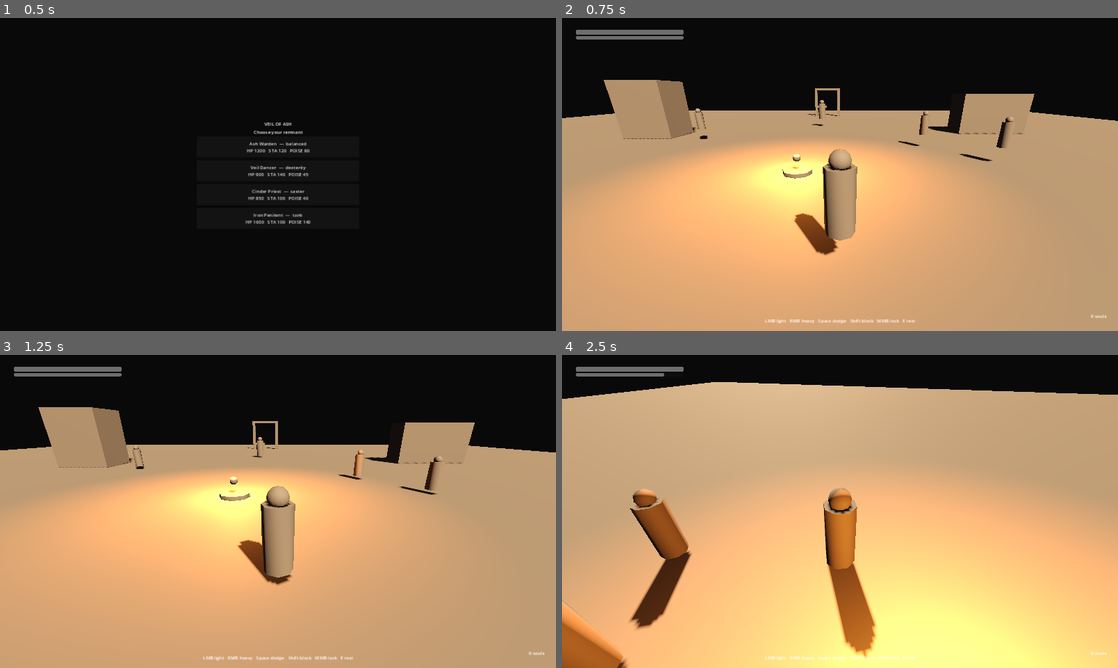
Above: before the commit, frames 1-4 (two rows, left to right).
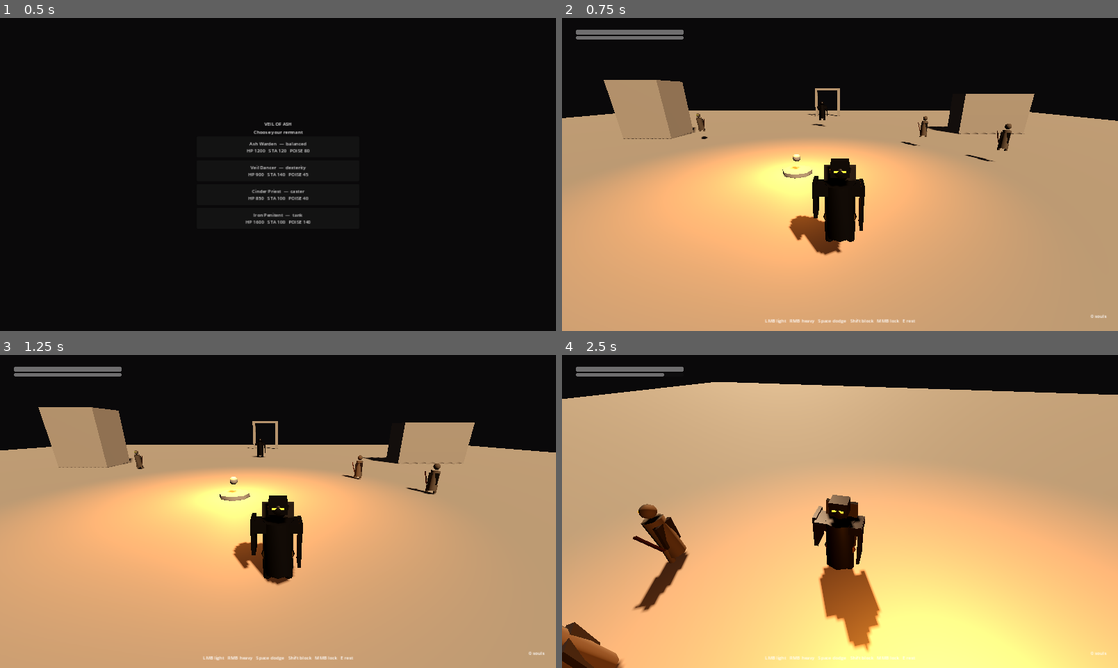
Above: after the commit, the same moments.

Repository: XalMorak/veil-of-ash
Game: Godot game, scene res://scenes/ui/character_select.tscn
Two runs of this game, one before a commit and one after it. Both use one fixed random seed, a clock stepped at 60 frames per second and the inputs below.
Inputs (mouse positions are in pixels of both pictures, inside the frame that each line leads up to):
- Up to frame 1 (0.5 s): no input
- Up to frame 2 (0.75 s): click "Ash Warden — balanced HP 1200…" at 0.5 s
- Up to frame 3 (1.25 s): no input
- Up to frame 4 (2.5 s): move the mouse to (867, 511) at 1.27 s; hold Shift (block) 1.28-2.03 s; hold W (move_forward) from 1.28 s (still down); move the mouse to (812, 511) at 2.02 s; tap Space (dodge) at 2.1 s

Frame 1 is identical in both runs. In frame 2, 2.6% of the frame differs, in the area x 23-82%, y 26-76%; in frame 3, 2.6%; in frame 4, 5.8%, in the area x 0-58%, y 42-100%.
Error in both runs: Trying to assign an array of type "Array" to a variable of type "Array[Dictionary]". (res://scripts/characters/roster.gd:19)

Commit message:
Wire MeshKit into player and enemies; paint world stone; document model pass.

Diff:
--- a/scenes/actors/player.tscn
+++ b/scenes/actors/player.tscn
@@ -29,15 +29,6 @@
 shape = SubResource("CapsuleShape3D_1")
 
 [node name="MeshRoot" type="Node3D" parent="."]
-
-[node name="Body" type="CSGCylinder3D" parent="MeshRoot"]
-transform = Transform3D(1, 0, 0, 0, 1, 0, 0, 0, 1, 0, 0.9, 0)
-radius = 0.32
-height = 1.4
-
-[node name="Head" type="CSGSphere3D" parent="MeshRoot"]
-transform = Transform3D(1, 0, 0, 0, 1, 0, 0, 0, 1, 0, 1.72, 0)
-radius = 0.22
 
 [node name="CameraPivot" type="Node3D" parent="."]
 transform = Transform3D(1, 0, 0, 0, 1, 0, 0, 0, 1, 0, 1.45, 0)
--- a/scripts/enemies/enemy_base.gd
+++ b/scripts/enemies/enemy_base.gd
@@ -18,6 +18,15 @@
 func _ready() -> void:
 	add_to_group("enemy")
 	add_to_group("lockable")
+	var mesh_root := get_node_or_null("MeshRoot") as Node3D
+	if mesh_root == null:
+		mesh_root = Node3D.new()
+		mesh_root.name = "MeshRoot"
+		add_child(mesh_root)
+		for child in get_children():
+			if child is CSGPrimitive3D or child is OmniLight3D:
+				child.queue_free()
+	MeshKit.apply_enemy(mesh_root, enemy_id)
 	var roster := Roster.new()
 	roster.load_from_json()
 	for e in roster.enemies:
--- a/scripts/player/player_controller.gd
+++ b/scripts/player/player_controller.gd
@@ -42,6 +42,7 @@
 	heavy_hitbox.poise_damage = float(w.get("poise_heavy", 36))
 	_light_cost = float(w.get("stamina_light", 18))
 	_heavy_cost = float(w.get("stamina_heavy", 34))
+	MeshKit.apply_playable(mesh_root, data.id)
 	vitality.rest_full()
 	vitality.died.connect(_on_died)
 	vitality.poise_broken.connect(_on_poise_broken)
Not shown, changed: ASSETS.md
Not shown, changed: DESIGN.md
Not shown, changed: README.md
